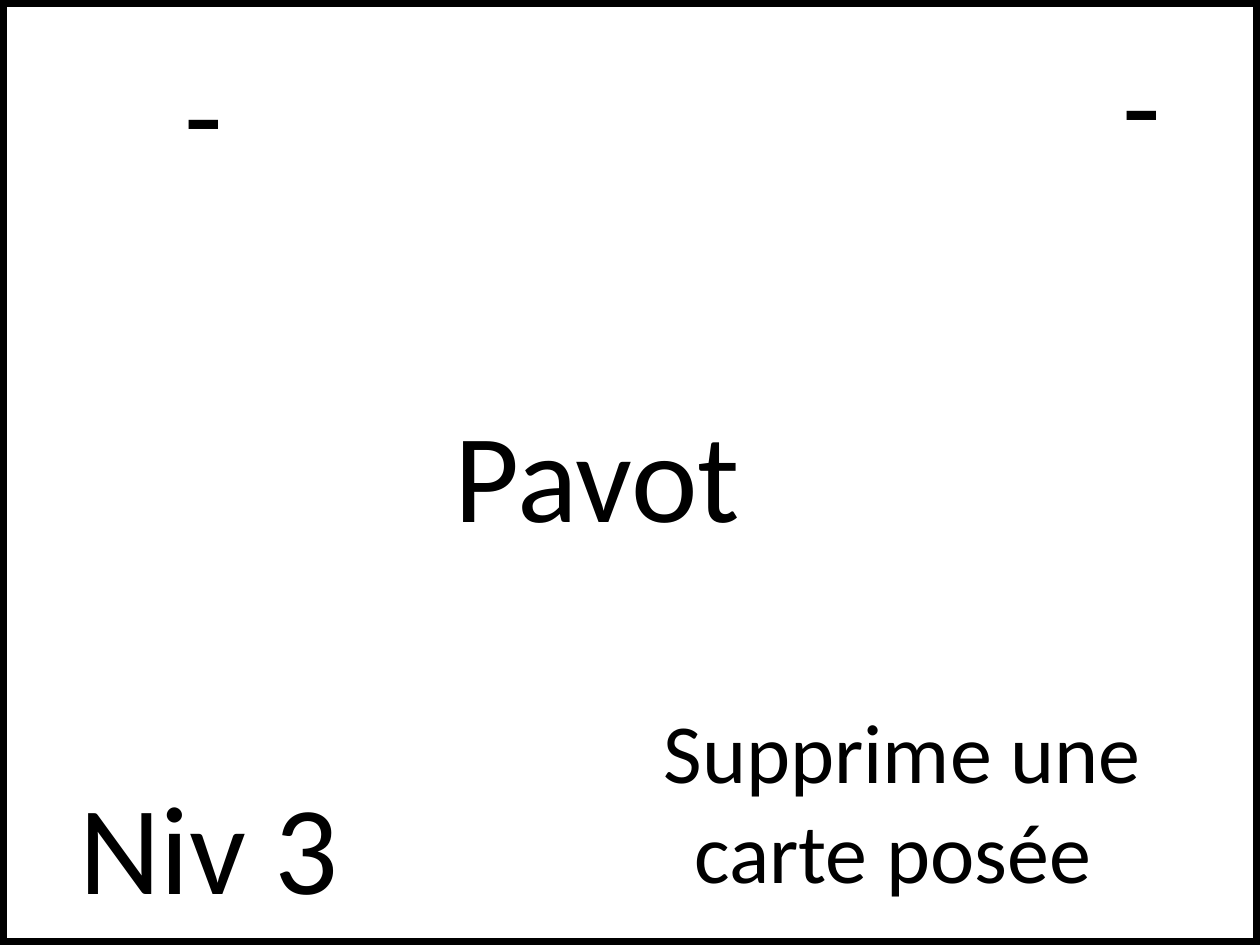
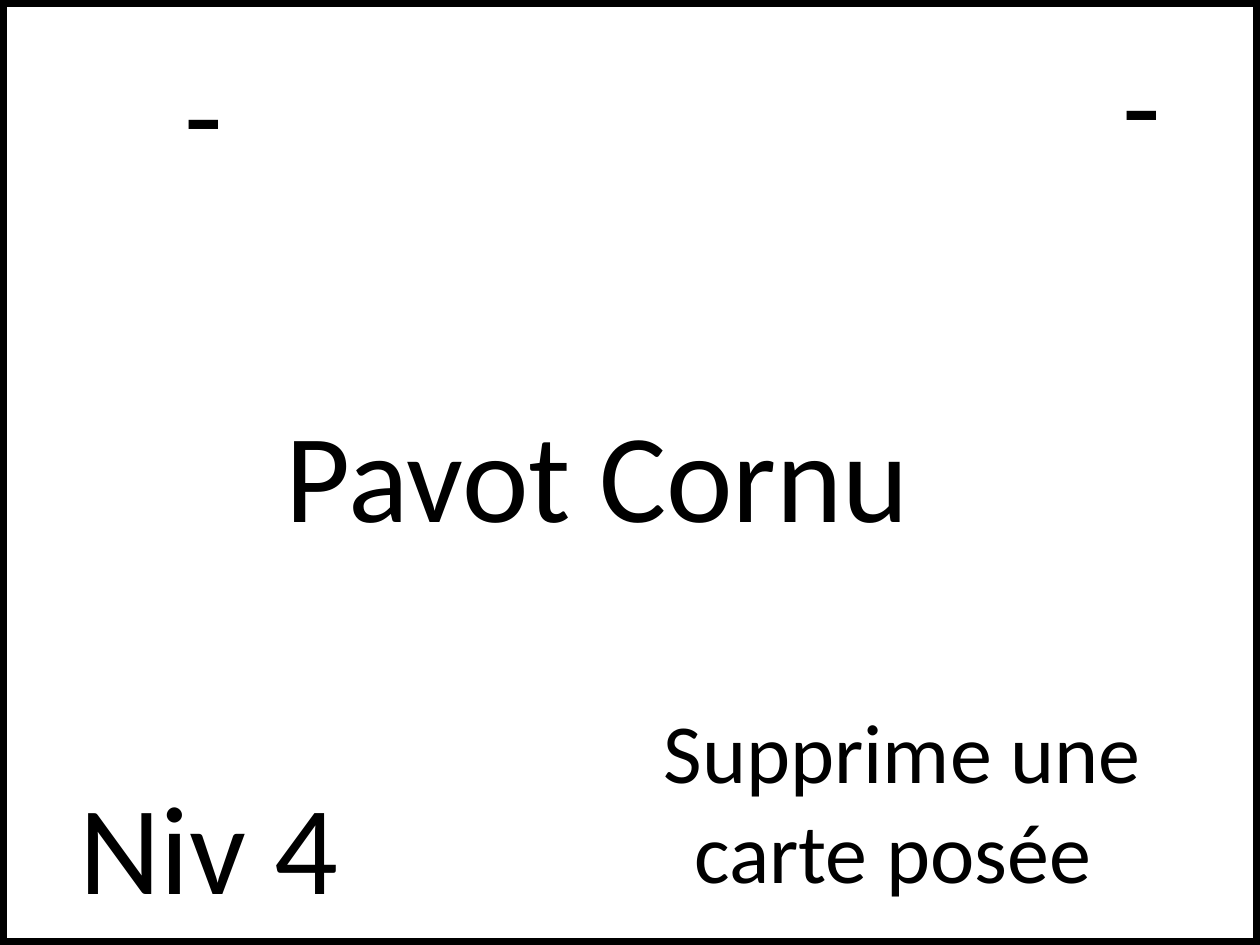
Before and after one commit to NaturalSolutions/SecretOFGaiaOfTheDead, a slide deck: slide 34 of Docs/CartesINstan.pptx (slide 30 before the commit). Drawn at 1260x945 pixels with LibreOffice and Linux fonts; fonts in the diff are those of the drawing. Boxes give left, top, right and bottom in pixels: in the first picture for what was removed or moved away, otherwise in the second. Text is boxed around its words. In the diff, an @@ line names an element or a change of style, - is before the commit and + after.

```diff
--- a/Docs/CartesINstan.pptx
+++ b/Docs/CartesINstan.pptx
@@ subtitle at <box>286,440,909,523</box>: text changed @@
-Pavot
+Pavot Cornu
@@ text at <box>80,807,339,894</box>: text changed @@
-Niv 3
+Niv 4
```
Also in this commit, not shown: 31 other slides changed, 9 slides added, 5 other files.
